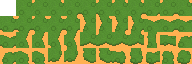
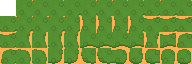
Two versions of the same layered image (192x64). Layer-by-layer changes:
painted on "Layer #1" over [0, 0, 192, 64]
painted on "Layer" over [0, 13, 191, 64]
painted on "Clipboard" over [0, 0, 192, 64]
painted on "Background" over [83, 42, 135, 44]
